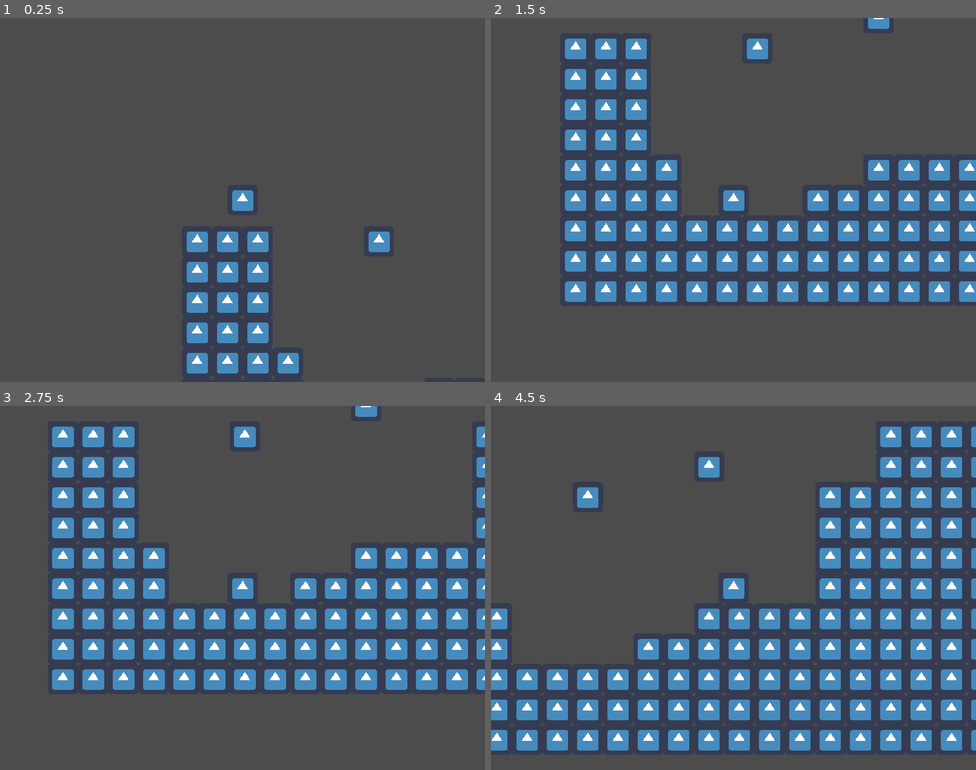
Above: before the commit, frames 1-4 (two rows, left to right).
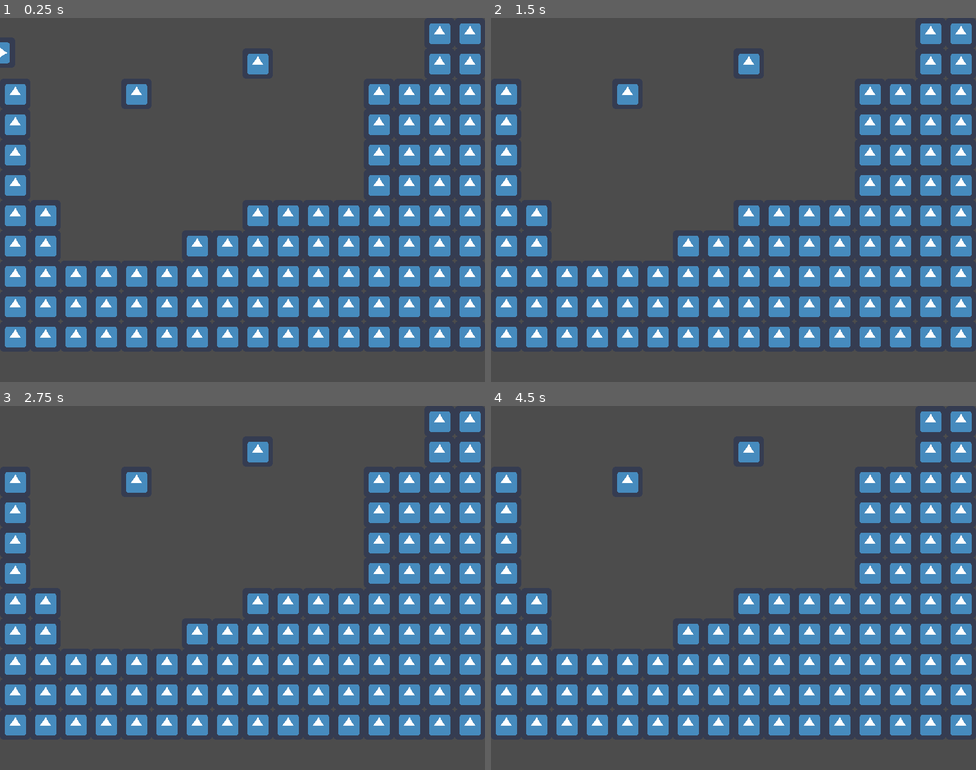
Above: after the commit, the same moments.

Repository: CRosenauer/Lost-Robot
Game: Godot game, scene res://Levels/Test/TestLevel.tscn
The game is run twice, just before and just after one commit, with the same random seed, the same clock (stepped at 60 frames per second) and the same inputs. The engine's default icon, where the game draws it, is replaced by a stand-in: a white triangle on a blue panel in a dark square.
Inputs:
- Up to frame 1 (0.25 s): no input
- Up to frame 2 (1.5 s): hold D (InputRight) from 0.53 s (still down); tap J (InputDash) at 0.6 s; tap Space (InputJump) at 0.77 s; tap K (InputGrapple) at 1.35 s
- Up to frame 3 (2.75 s): tap Space (InputJump) at 1.52 s; release D (InputRight) at 2.03 s; hold A (InputLeft) from 2.03 s (still down); tap J (InputDash) at 2.1 s
- Up to frame 4 (4.5 s): release A (InputLeft) at 2.78 s; hold D (InputRight) 2.78-4.28 s; tap K (InputGrapple) at 2.85, 4.35 s; tap Space (InputJump) at 3.02, 3.77 s; tap J (InputDash) at 3.6 s; hold A (InputLeft) from 4.28 s (still down)

The runs differ from the first frame. In frame 1, 23% of the frame differs, in the area x 0-100%, y 1-98%; in frame 2, 35%; in frame 3, 36%; in frame 4, 37%, in the area x 0-100%, y 1-95%.

Commit message:
Air dashing, running, character directions.

Diff:
--- a/src/Entity/Base/IEntity.gd
+++ b/src/Entity/Base/IEntity.gd
@@ -9,3 +9,10 @@
 
 func GetPuppet():
 	pass
+
+func SetDirection(direction):
+	if( direction != 0 && sign( direction ) != sign( cos( rotation_degrees * PI / 180 ) ) ):
+		set_scale( Vector2(-1, scale.y) )
+
+func GetDirection():
+	return sign( cos( rotation_degrees * PI / 180 ) )
--- a/src/Entity/Characters/Player/Player.gd
+++ b/src/Entity/Characters/Player/Player.gd
@@ -9,26 +9,32 @@
 var m_wasOnFloor = false
 var m_wasOnWall  = false
 
+var m_runMultiplier = 1
+
 export var JumpVelocity = -5
 export var MoveSpeed    = 250
 export var MaxFallSpeed = 100
+export var RunSpeed     = 0
+export var AirDashVelocity = Vector2(2, -1) #WARNING: Will be multiplied by MoveSpeed
+
+var m_inputs
 
 func _physics_process(_delta):
 	$Components/InputComponent.QueryInputs()
 
-	var inputs = $Components/InputComponent.GetInputs()
+	m_inputs = $Components/InputComponent.GetInputs()
 	var edges  = $Components/InputComponent.GetEdges()
 
-	if(inputs[INPUTS.Input_Jump] == 1):
+	if(m_inputs[INPUTS.Input_Jump] == 1):
 		pass
 
-	$LocomotionStateMachine.ReceiveInputs(inputs, edges)
+	$LocomotionStateMachine.ReceiveInputs(m_inputs, edges)
 
 	if($LocomotionStateMachine.CanSetXVelocity()):
-		m_velocity.x = inputs[INPUTS.Input_Right]
+		m_velocity.x = m_inputs[INPUTS.Input_Right]
+		SetDirection(m_inputs[INPUTS.Input_Right])
 
-	move_and_slide(m_velocity * MoveSpeed, PHYSICS.UP)
-
+	move_and_slide(m_velocity * MoveSpeed * m_runMultiplier, PHYSICS.UP)
 
 	if(is_on_wall() != m_wasOnWall):
 		m_wasOnWall = !m_wasOnWall
@@ -54,3 +60,13 @@
 			m_velocity.y =  JumpVelocity
 		LOCOMOTIONSTATES.LocomotionStates.WallJump:
 			m_velocity.y =  JumpVelocity
+		LOCOMOTIONSTATES.LocomotionStates.Run:
+			m_runMultiplier = 2
+		LOCOMOTIONSTATES.LocomotionStates.Grounded:
+			m_runMultiplier = 1
+		LOCOMOTIONSTATES.LocomotionStates.AirDash:
+			if(m_inputs[INPUTS.Input_Right] != 0):
+				m_velocity.x = m_inputs[INPUTS.Input_Right] * AirDashVelocity.x
+			else:
+				m_velocity.x = GetDirection() * AirDashVelocity.x
+			m_velocity.y = AirDashVelocity.y
--- a/src/Entity/Characters/Player/Player.tscn
+++ b/src/Entity/Characters/Player/Player.tscn
@@ -17,6 +17,7 @@
 [node name="LocomotionStateMachine" parent="." index="1" instance=ExtResource( 5 )]
 
 [node name="Sprite" type="Sprite" parent="." index="2"]
+rotation = 1.5708
 texture = ExtResource( 3 )
 
 [node name="CollisionShape2D" type="CollisionShape2D" parent="." index="3"]
--- a/src/Entity/StateMachine/LocomotionStateMachine.gd
+++ b/src/Entity/StateMachine/LocomotionStateMachine.gd
@@ -20,8 +20,9 @@
 
 	if(CanRun(inputArr, edgeArr)):
 		OnRun()
-	#else:
-		#OnRunEnd()
+
+	if(CanStopRun(inputArr, edgeArr)):
+		OnRunEnd()
 
 	if(CanJump(inputArr, edgeArr)):
 		OnJump()
@@ -61,22 +62,25 @@
 	m_direction = nDirection
 
 func CanJump(inputArr, edgeArr):
-	return (GetState() == STATES.LocomotionStates.Grounded) && (edgeArr[INPUTS.Input_Jump] == 1)
+	return (GetState() == STATES.LocomotionStates.Grounded || GetState() == STATES.LocomotionStates.Run) && (edgeArr[INPUTS.Input_Jump] == 1)
 
 func CanDoubleJump(inputArr, edgeArr):
 	return GetState() == STATES.LocomotionStates.Jump && (edgeArr[INPUTS.Input_Jump] == 1) && !m_usedDoubleJump
 
 func CanAirDash(inputArr, edgeArr):
-	return GetState() == STATES.LocomotionStates.Grounded && (edgeArr[INPUTS.Input_Dash] == 1)
+	return GetState() == STATES.LocomotionStates.Jump && (edgeArr[INPUTS.Input_Dash] == 1)
 
 func CanPreWallJump(inputArr, edgeArr):
-	return m_isOnWall && !m_isOnFloor && (STATES.LocomotionStates.Jump || STATES.LocomotionStates.AirDash)
+	return false#m_isOnWall && !m_isOnFloor && (STATES.LocomotionStates.Jump || STATES.LocomotionStates.AirDash)
 
 func CanWallJump(inputArr, edgeArr):
 	return GetState() == STATES.LocomotionStates.PreWallJump && IsPressingOppositeDirection(inputArr) && edgeArr[INPUTS.Input_Jump]
 
 func CanRun(inputArr, edgeArr):
 	return GetState() == STATES.LocomotionStates.Grounded && (inputArr[INPUTS.Input_Dash] == 1)
+
+func CanStopRun(inputArr, edgeArr):
+	return GetState() == STATES.LocomotionStates.Run && (inputArr[INPUTS.Input_Dash] == 0)
 
 func IsPressingOppositeDirection(inputArr):
 	return (inputArr[INPUTS.Input_Right] == 1 && m_direction == -1) || (inputArr[INPUTS.Input_Right] == -1 && m_direction == 1)
@@ -91,12 +95,13 @@
 func OnAirDash():
 	m_usedAirDash = true
 	SetState(STATES.LocomotionStates.AirDash)
+	m_currentState = STATES.LocomotionStates.Jump
 
 func OnAirDashEnd():
 	SetState(STATES.LocomotionStates.Jump)
 
 func OnPreWallJump():
-	SetState(STATES.LocomotionStates.AirDash)
+	SetState(STATES.LocomotionStates.PreWallJump)
 
 func EndPreWallJump():
 	SetState(STATES.LocomotionStates.Jump)
@@ -112,7 +117,10 @@
 	SetState(STATES.LocomotionStates.Run)
 
 func OnRunEnd():
-	SetState(STATES.LocomotionStates.Grounded)
+	if(m_isOnFloor):
+		SetState(STATES.LocomotionStates.Grounded)
+	else:
+		SetState(STATES.LocomotionStates.Jump)
 
 func CanSetXVelocity():
 	return GetState() == STATES.LocomotionStates.Grounded || GetState() == STATES.LocomotionStates.Run
--- a/src/Levels/Test/TestLevel.tscn
+++ b/src/Levels/Test/TestLevel.tscn
@@ -1,8 +1,7 @@
-[gd_scene load_steps=6 format=2]
+[gd_scene load_steps=5 format=2]
 
 [ext_resource path="res://icon.png" type="Texture" id=1]
 [ext_resource path="res://Entity/Characters/Player/Player.tscn" type="PackedScene" id=2]
-[ext_resource path="res://Entity/Components/CameraComponent.tscn" type="PackedScene" id=3]
 
 [sub_resource type="ConvexPolygonShape2D" id=1]
 points = PoolVector2Array( 0, 0, 64, 0, 64, 64, 0, 64 )
@@ -38,6 +37,3 @@
 tile_data = PoolIntArray( 14, 0, 0, 15, 0, 0, 16, 0, 0, 17, 0, 0, 65544, 0, 0, 65550, 0, 0, 65551, 0, 0, 65552, 0, 0, 6 …(1790 unchanged characters)…
 
 [node name="IEntity" parent="." instance=ExtResource( 2 )]
-
-[node name="CameraComponent" parent="IEntity" instance=ExtResource( 3 )]
-current = true
